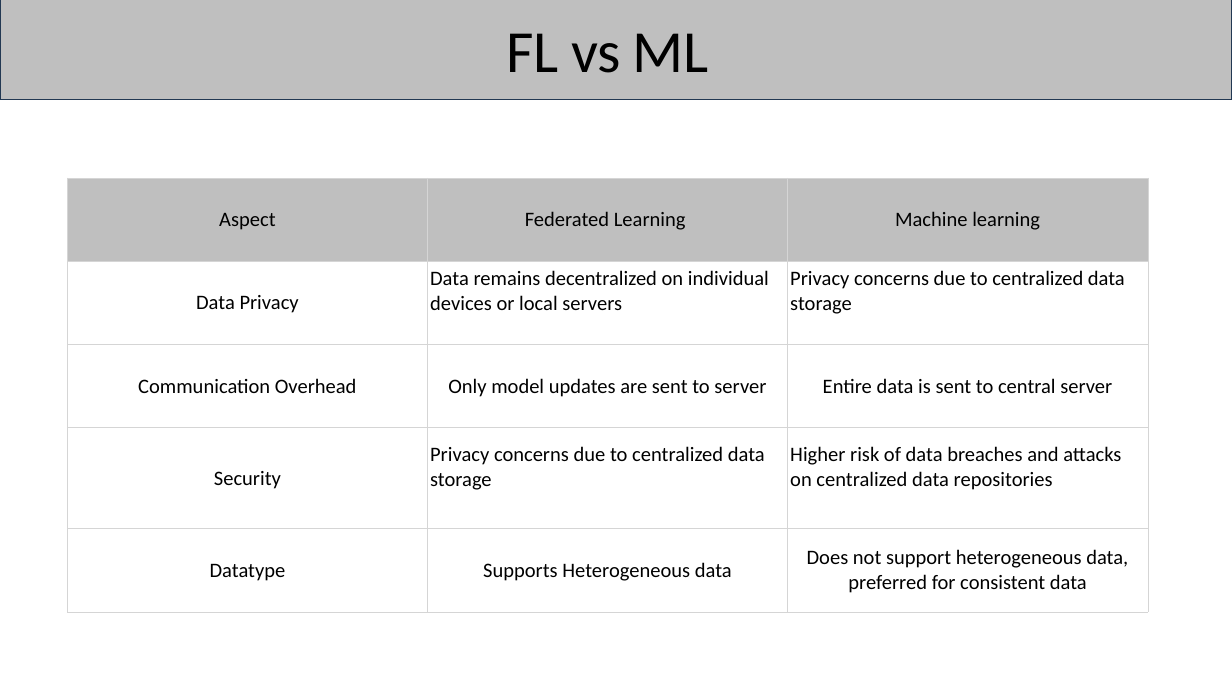
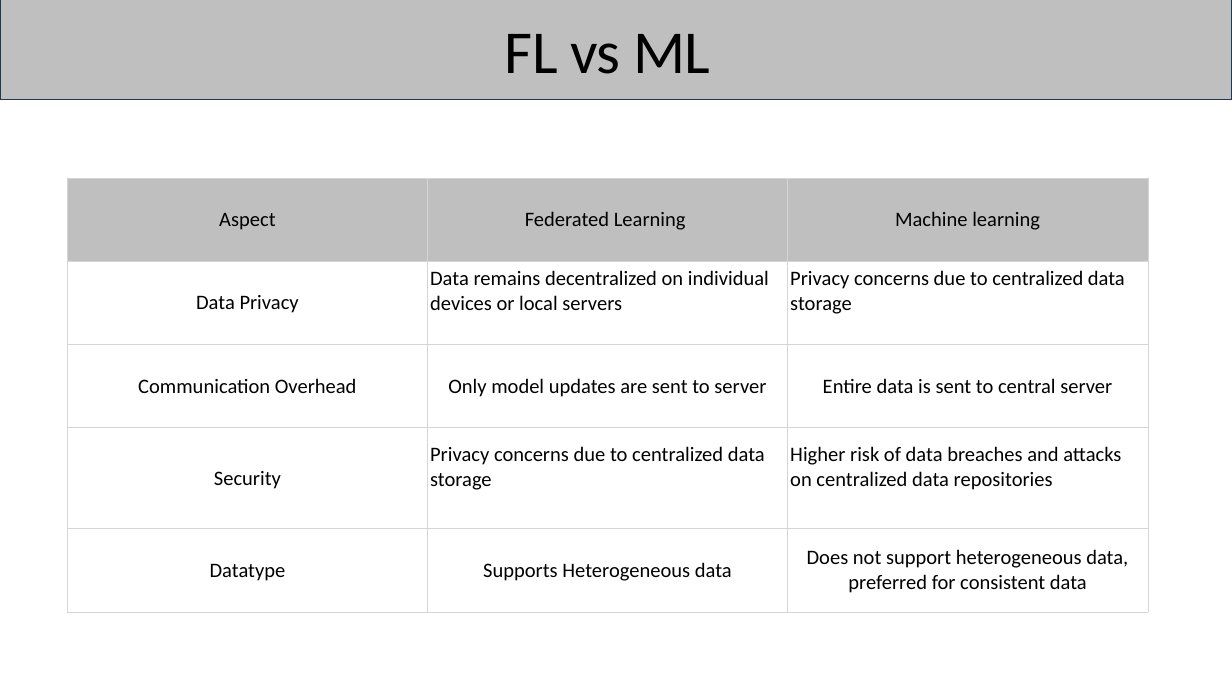
Before and after one commit to prajwalandysam/FYP-Group-3, a slide deck: slide 21 of fyp_3[1]-1.pptx. Drawn at 1232x693 pixels with LibreOffice and Linux fonts; fonts in the diff are those of the drawing. Boxes give left, top, right and bottom in pixels: in the first picture for what was removed or moved away, otherwise in the second. Text is boxed around its words. In the diff, an @@ line names an element or a change of style, - is before the commit and + after.

```diff
--- a/fyp_3[1]-1.pptx
+++ b/fyp_3[1]-1.pptx
@@ title "FL vs ML" at [505,34,710,74]: size 93.1 to 95 pt @@
```
Also in this commit, not shown: 11 other slides changed, 37 other files.
